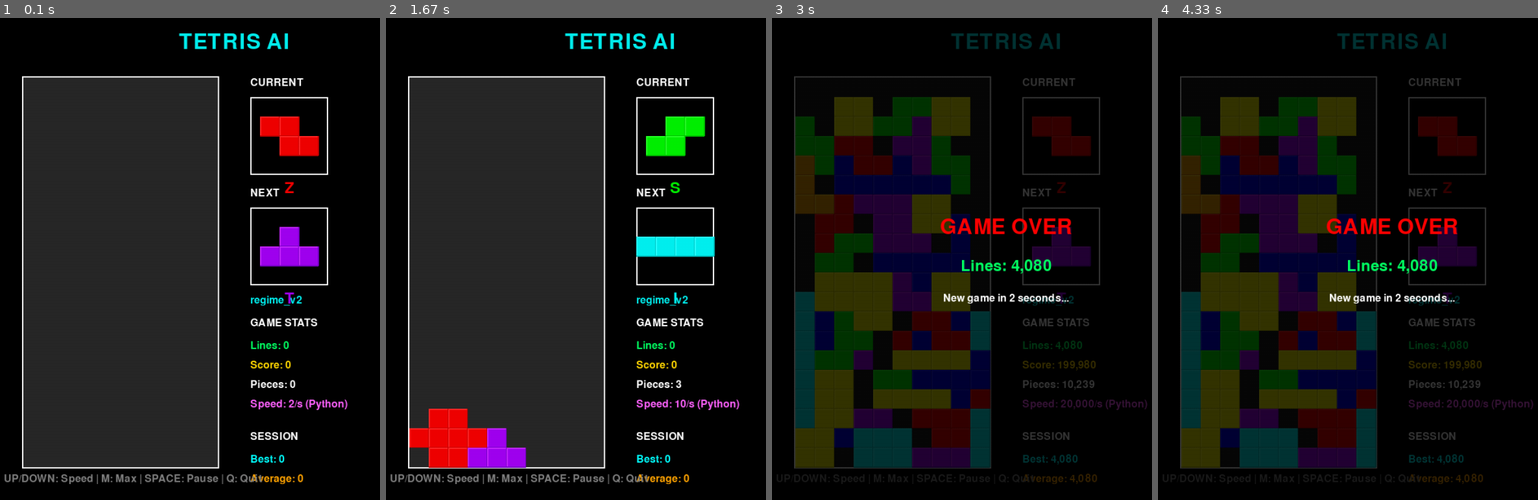
Above: before the commit, frames 1-4 (left to right).
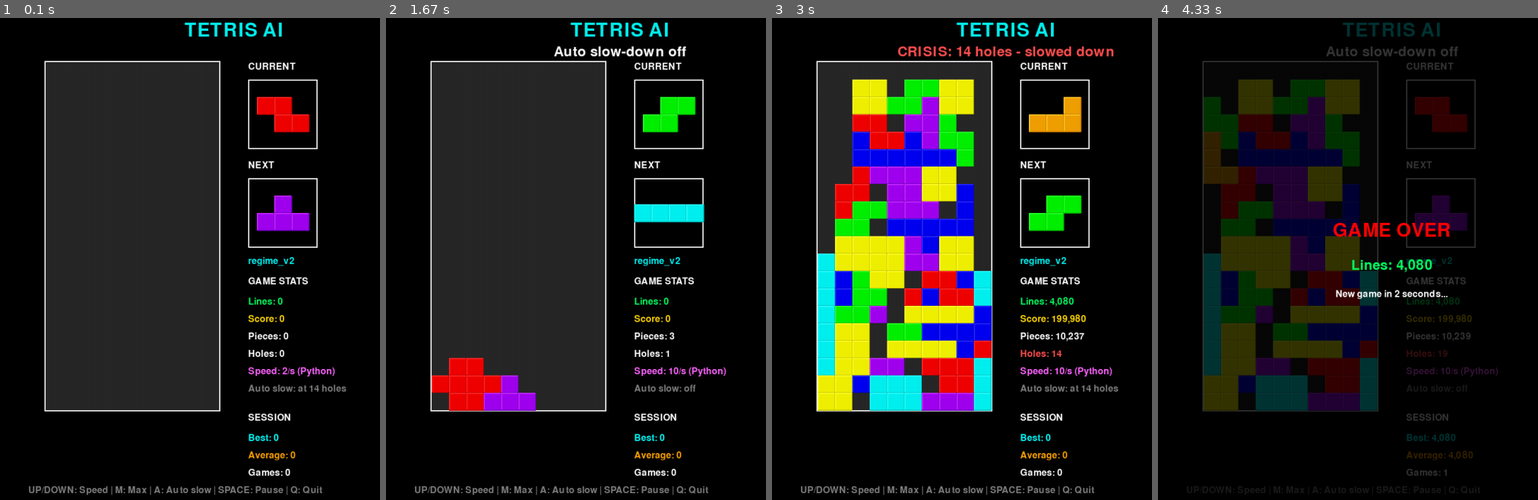
Above: after the commit, the same moments.

Repository: JCA374/tetris-heuristics
Game: pygame game, started from demo_pygame.py
Two runs of this game, one before a commit and one after it. Both use one fixed random seed, a clock stepped at 60 frames per second and the inputs below.
Inputs:
- Up to frame 1 (0.1 s): no input
- Up to frame 2 (1.67 s): hold Up 0.33-0.8 s; hold Down 0.83-1.13 s; tap A at 1.17 s; hold Up from 1.5 s (still down); tap = at 1.65 s
- Up to frame 3 (3 s): release Up at 1.87 s; hold M 1.9-2.27 s; hold Down 1.9-2.27 s; tap - at 2.05 s; hold Down 2.3-2.67 s; tap A at 2.45 s; hold Up from 2.7 s (still down); tap = at 2.85 s
- Up to frame 4 (4.33 s): release Up at 3 s; hold Down 3.03-3.33 s; tap - at 3.18 s; hold Up 3.37-3.73 s; tap A at 3.52 s; hold Up 3.77-4.13 s; tap = at 3.92 s

The runs differ from the first frame. In frame 1, 22% of the frame differs, in the area x 1-92%, y 0-100%; in frame 2, 24%; in frame 3, 51%, in the area x 2-99%, y 0-100%; in frame 4, 40%.

Commit message:
Pygame demo: automatic slow-down at a crisis (14 holes), speeds up again after recovery
Co-Authored-By: Claude Opus 5.5 <noreply@anthropic.com>

Diff:
--- a/demo_pygame.py
+++ b/demo_pygame.py
@@ -5,10 +5,15 @@
 Connects the AI to a real Tetris game with proper graphics, animations, and colors.
 Requires: pip install pygame
 
-Keys: UP/+ faster, DOWN/- slower, M max speed, SPACE pause, Q quit.
+Keys: UP/+ faster, DOWN/- slower, M max speed, A auto slow-down on/off, SPACE pause, Q quit.
 Up to 100 moves/s the Python engine plays (cells keep their piece colours).
 Faster than that the C core plays the same moves (bit-identical) far quicker,
 but it does not track piece letters, so cells placed there are drawn gray.
+
+Auto slow-down (A toggles): when the board reaches --slow-at holes (default 14;
+about 1 in 6 such crises ends the game) the speed drops to --normal-speed so you
+can watch the spiral, and returns to the previous speed once holes are below
+--resume-below again (or a new game starts).
 The window opens on the left half of the screen (--dock right|none to change)
 and can be resized; the picture scales to fit.
 """
@@ -20,6 +25,7 @@
 import time
 
 from tetris import TetrisGame, Policy, fastcore
+from tetris.features import board_stats
 from tetris.pieces import make_generator
 from demo import default_model
 
@@ -61,7 +67,7 @@
 
 # Window size
 WINDOW_WIDTH = 750
-WINDOW_HEIGHT = 720
+WINDOW_HEIGHT = 840
 
 # FPS
 FPS = 60
@@ -112,7 +118,8 @@
 class TetrisGameGUI:
     """Pygame GUI for Tetris AI."""
 
-    def __init__(self, policy, model_name, use_lookahead=False, speed=2, randomizer='random', dock='left'):
+    def __init__(self, policy, model_name, use_lookahead=False, speed=2, randomizer='random', dock='left',
+                 slow_at=14, normal_speed=10, resume_below=6):
         """
         Initialize the game GUI.
 
@@ -123,6 +130,9 @@
             speed: moves per second at start (snapped to the nearest level in SPEEDS)
             randomizer: 'random' or 'bag'
             dock: 'left', 'right' or 'none' (window placement)
+            slow_at: holes that trigger the automatic slow-down (0 = off)
+            normal_speed: moves per second while slowed down
+            resume_below: back to the previous speed once holes are below this
         """
         self.window = open_window(dock)
         self.screen = pygame.Surface((WINDOW_WIDTH, WINDOW_HEIGHT))   # drawn at fixed size, scaled to the window
@@ -141,6 +151,12 @@
         numeric = [v for v in SPEEDS if v != 'max']
         self.speed_index = SPEEDS.index(min(numeric, key=lambda v: abs(v - speed)))
         self.move_credit = 0.0      # fractional moves owed at the current speed
+        self.auto_slow = slow_at > 0
+        self.slow_at = slow_at or 14
+        self.normal_index = SPEEDS.index(min(numeric, key=lambda v: abs(v - normal_speed)))
+        self.resume_below = resume_below
+        self.slowed_from = None     # speed index to return to after an automatic slow-down
+        self.message = None         # (text, colour, until_ms) banner
 
         # Piece generation
         self.stream = PieceQueue(randomizer)
@@ -232,10 +248,6 @@
             cell_y = offset_y + (r - min_row) * CELL_SIZE
             self.draw_cell(cell_x, cell_y, color)
 
-        # Piece name
-        name_text = self.font_medium.render(piece.name, True, color)
-        name_rect = name_text.get_rect(center=(x + box_size // 2, box_y + box_size + 20))
-        self.screen.blit(name_text, name_rect)
 
     def draw_stats(self):
         """Draw game statistics."""
@@ -251,7 +263,9 @@
             ("Lines", f"{self.game.lines_cleared:,}", (0, 255, 100)),
             ("Score", f"{self.game.score:,}", (255, 215, 0)),
             ("Pieces", f"{self.game.pieces_placed:,}", WHITE),
+            ("Holes", f"{self.holes()}", (255, 80, 80) if self.holes() >= self.slow_at else WHITE),
             ("Speed", self.speed_label(), (255, 100, 255)),
+            ("Auto slow", f"at {self.slow_at} holes" if self.auto_slow else "off", GRAY),
         ]
 
         for label, value, color in stats:
@@ -308,7 +322,15 @@
                                 "NEXT (lookahead)" if self.use_lookahead else "NEXT")
 
         # Controls hint
-        hint = "UP/DOWN: Speed | M: Max | SPACE: Pause | Q: Quit"
+        if self.message and pygame.time.get_ticks() < self.message[2]:
+            text = self.font_medium.render(self.message[0], True, self.message[1])
+            self.screen.blit(text, text.get_rect(center=(WINDOW_WIDTH // 2, 62)))
+        elif self.slowed_from is not None:
+            text = self.font_small.render(f"Crisis - watching at normal speed (resumes below {self.resume_below} holes)",
+                                          True, (255, 80, 80))
+            self.screen.blit(text, text.get_rect(center=(WINDOW_WIDTH // 2, 62)))
+
+        hint = "UP/DOWN: Speed | M: Max | A: Auto slow | SPACE: Pause | Q: Quit"
         self.draw_text(hint, 20, WINDOW_HEIGHT - 30, self.font_small, GRAY)
 
         self.present()
@@ -323,12 +345,37 @@
                          ((win_w - size[0]) // 2, (win_h - size[1]) // 2))
         pygame.display.flip()
 
+    def holes(self):
+        return board_stats(self.game)[1]
+
+    def notify(self, text, colour, seconds=4):
+        self.message = (text, colour, pygame.time.get_ticks() + seconds * 1000)
+
+    def check_crisis(self):
+        """Automatic slow-down in a crisis and speed-up once the board has recovered."""
+        if not self.auto_slow or self.game.game_over:
+            return
+        holes = self.holes()
+        if self.slowed_from is None and holes >= self.slow_at and self.speed_index > self.normal_index:
+            self.slowed_from = self.speed_index
+            self.speed_index = self.normal_index
+            self.move_credit = 0.0
+            self.notify(f"CRISIS: {holes} holes - slowed down", (255, 80, 80), seconds=6)
+        elif self.slowed_from is not None and holes < self.resume_below:
+            self.resume(f"Recovered ({holes} hole{'s' if holes != 1 else ''}) - speeding up")
+
+    def resume(self, text):
+        self.speed_index, self.slowed_from = self.slowed_from, None
+        self.move_credit = 0.0
+        self.notify(text, (0, 255, 100))
+
     def speed_label(self):
         v = SPEEDS[self.speed_index]
         engine = 'C' if self.lib and (v == 'max' or v > PYTHON_MAX_SPEED) else 'Python'
         return f"{'max' if v == 'max' else f'{v:,}/s'} ({engine})"
 
     def change_speed(self, step):
+        self.slowed_from = None               # the user takes over
         self.speed_index = max(0, min(len(SPEEDS) - 1, self.speed_index + step))
         self.move_credit = 0.0
 
@@ -349,10 +396,14 @@
             while made < owed and not self.game.game_over:
                 self.make_move()
                 made += 1
+                before = self.speed_index
+                self.check_crisis()
+                if self.speed_index != before:
+                    break
                 if pygame.time.get_ticks() - start > FRAME_BUDGET_MS:
                     break
         if v != 'max':
-            self.move_credit -= made
+            self.move_credit = max(0.0, self.move_credit - made)
 
     def play_fast(self, owed):
         """Play up to `owed` moves in the C core within the frame budget; returns moves made."""
@@ -362,6 +413,9 @@
                 g.rows[r] = sum(1 << c for c, cell in enumerate(row) if cell)
             g.lines, g.pieces, g.score = self.game.lines_cleared, self.game.pieces_placed, self.game.score
         g = self.cgame
+        # Stop the C core the moment holes reach slow_at (unless already past it: the user chose to go fast)
+        stop = self.slow_at if self.auto_slow and self.slowed_from is None and self.holes() < self.slow_at else 0
+        outcome = ctypes.c_int(0)
         deadline = time.perf_counter() + FRAME_BUDGET_MS / 1000
         made = 0
         while made < owed and not g.game_over and time.perf_counter() < deadline:
@@ -369,15 +423,20 @@
             self.stream.ensure(n + 1)          # play() places at most len-1 pieces (the last is the preview)
             seq = (ctypes.c_int8 * (n + 1))(*(fastcore.PIECE_INDEX[p.name] for p in self.stream.items[:n + 1]))
             before = g.pieces
-            self.lib.play(ctypes.byref(g), ctypes.byref(self.cpolicy), seq, n + 1, int(self.use_lookahead),
-                          before + n, self.counts)
+            self.lib.play_until(ctypes.byref(g), ctypes.byref(self.cpolicy), seq, n + 1, int(self.use_lookahead),
+                                before + n, self.counts, stop, -1, ctypes.byref(outcome))
             self.stream.advance(g.pieces - before)
             made += g.pieces - before
+            if outcome.value == 2:             # crisis level reached
+                break
         # Mirror the C game into the Python game for drawing (piece letters are unknown: 'X')
         game = self.game
         game.board = [[('X' if (bits >> c) & 1 else 0) for c in range(game.width)] for bits in g.rows[:game.height]]
         game.lines_cleared, game.pieces_placed, game.score = g.lines, g.pieces, g.score
         game.game_over = bool(g.game_over)
+        if outcome.value == 2:
+            self.cgame = None                  # continue in Python at normal speed
+            self.check_crisis()
         return made
 
     def make_move(self):
@@ -437,6 +496,8 @@
         self.game = TetrisGame()
         self.stream = PieceQueue(self.randomizer)
         self.cgame = None
+        if self.slowed_from is not None:
+            self.resume("New game - back to previous speed")
 
     def run(self):
         """Main game loop."""
@@ -458,7 +519,13 @@
                     elif event.key in (pygame.K_DOWN, pygame.K_MINUS, pygame.K_KP_MINUS):
                         self.change_speed(-1)
                     elif event.key == pygame.K_m:
+                        self.slowed_from = None
                         self.speed_index = len(SPEEDS) - 1
+                    elif event.key == pygame.K_a:
+                        self.auto_slow = not self.auto_slow
+                        self.notify(f"Auto slow-down {'on' if self.auto_slow else 'off'}", WHITE)
+                        if not self.auto_slow and self.slowed_from is not None:
+                            self.resume("Auto slow-down off - back to previous speed")
 
             # Update game
             now = pygame.time.get_ticks()
@@ -490,6 +557,10 @@
                         help='Enable one-piece lookahead')
     parser.add_argument('--speed', type=float, default=2,
                         help='moves per second at start (1 ... 5000; UP/DOWN change it while playing, M = max)')
+    parser.add_argument('--slow-at', type=int, default=14,
+                        help='holes that trigger the automatic slow-down (0 = off, default 14)')
+    parser.add_argument('--normal-speed', type=float, default=10, help='moves per second while slowed down')
+    parser.add_argument('--resume-below', type=int, default=6, help='speed back up once holes are below this')
     parser.add_argument('--dock', choices=['left', 'right', 'none'], default='left',
                         help='place the window on the left/right half of the screen (default: left)')
 
@@ -500,7 +571,8 @@
         policy = Policy.load(path)
         name = os.path.splitext(os.path.basename(path))[0]
         game = TetrisGameGUI(policy, name, use_lookahead=args.lookahead, speed=args.speed,
-                             randomizer=args.randomizer, dock=args.dock)
+                             randomizer=args.randomizer, dock=args.dock,
+                             slow_at=args.slow_at, normal_speed=args.normal_speed, resume_below=args.resume_below)
         game.run()
     except Exception as e:
         print(f"\n❌ Error: {e}")
Not shown, changed: README.md
